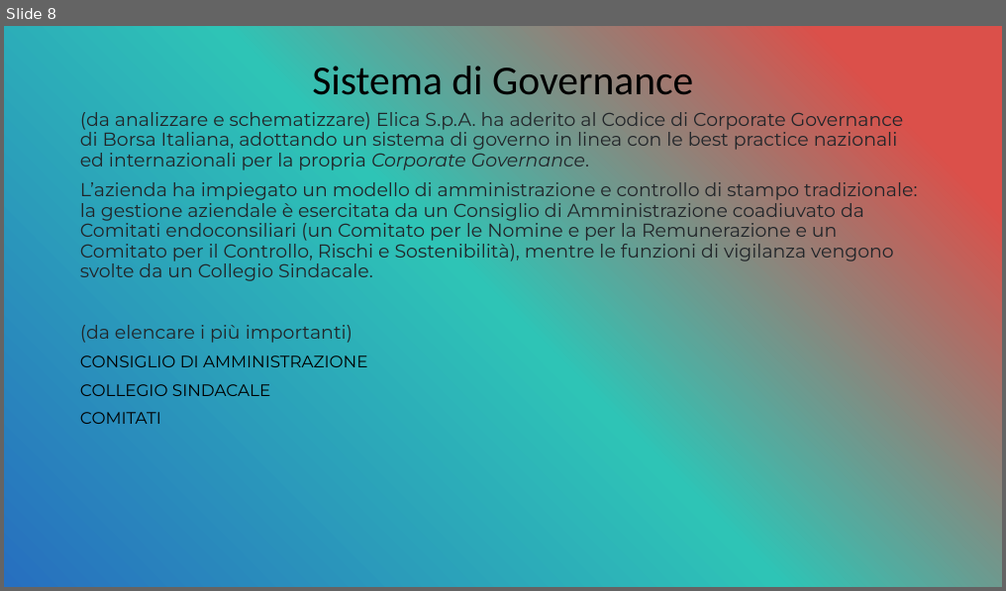
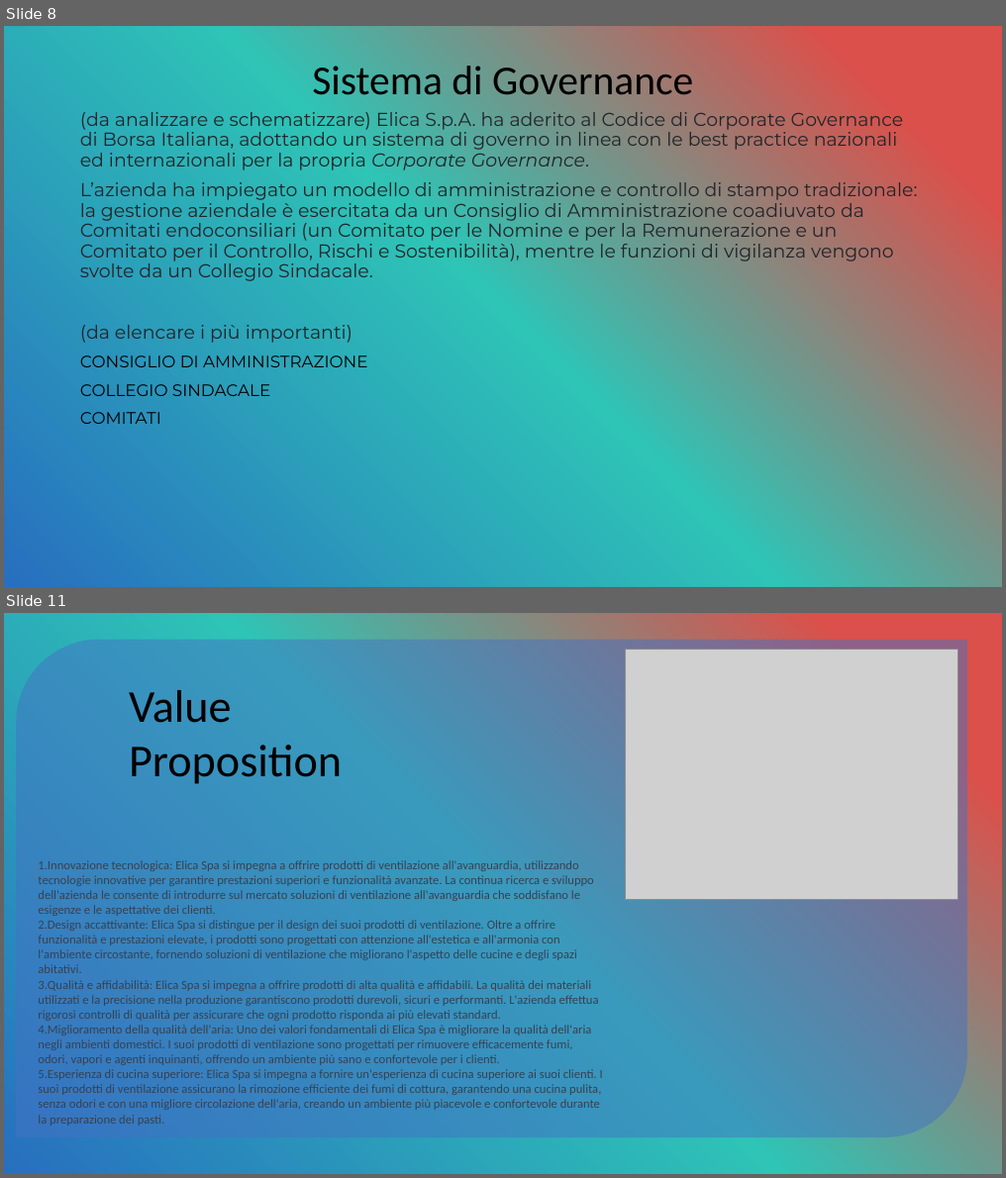
Before and after one commit to OMGitsDrake/PWEOA23-IDueMoschettieri, a slide deck: I Due Moschettieri.pptx. Shown one above the other, each under a label of ours: slide 8 before the commit, slides 8 and 11 after it; the slides between them are not shown. The pictures are 1006x591 and 1006x1178 pixels, drawn with LibreOffice and Linux fonts; fonts in the diff are those of the drawing; grey boxes stand for pictures. Boxes give left, top, right and bottom in pixels: in the first picture for what was removed or moved away, otherwise in the second. Text is boxed around its words. In the diff, an @@ line names an element or a change of style, - is before the commit and + after.

```diff
--- a/I Due Moschettieri.pptx
+++ b/I Due Moschettieri.pptx
@@ slide 11 added at box(4, 613, 1002, 1174), background gradient #DB504A to #2EC4B6 to #276FBF @@
@@ round diag rect added at box(16, 639, 967, 1138), fill #4472C4 at 50% opacity @@
@@ picture added at box(625, 650, 957, 900) @@
@@ text added at box(129, 690, 342, 784), 44 pt, text #000000 @@
+Value Proposition
@@ text added at box(38, 861, 603, 1126), 12 pt, text #374151 @@
+1. Innovazione tecnologica: Elica Spa si impegna a offrire prodotti di ventilazione all'avanguardia, utilizzando tecnologie innovative per garantire prestazioni superiori e funzionalità avanzate. La continua ricerca e sviluppo dell'azienda le consente di introdurre sul mercato soluzioni di ventilazione all'avanguardia che soddisfano le esigenze e le aspettative dei clienti.
+2. Design accattivante: Elica Spa si distingue per il design dei suoi prodotti di ventilazione. Oltre a offrire funzionalità e prestazioni elevate, i prodotti sono progettati con attenzione all'estetica e all'armonia con l'ambiente circostante, fornendo soluzioni di ventilazione che migliorano l'aspetto delle cucine e degli spazi abitativi.
+3. Qualità e affidabilità: Elica Spa si impegna a offrire prodotti di alta qualità e affidabili. La qualità dei materiali utilizzati e la precisione nella produzione garantiscono prodotti durevoli, sicuri e performanti. L'azienda effettua rigorosi controlli di qualità per assicurare che ogni prodotto risponda ai più elevati standard.
+4. Miglioramento della qualità dell'aria: Uno dei valori fondamentali di Elica Spa è migliorare la qualità dell'aria negli ambienti domestici. I suoi prodotti di ventilazione sono progettati per rimuovere efficacemente fumi, odori, vapori e agenti inquinanti, offrendo un ambiente più sano e confortevole per i clienti.
+5. Esperienza di cucina superiore: Elica Spa si impegna a fornire un'esperienza di cucina superiore ai suoi clienti. I suoi prodotti di ventilazione assicurano la rimozione efficiente dei fumi di cottura, garantendo una cucina pulita, senza odori e con una migliore circolazione dell'aria, creando un ambiente più piacevole e confortevole durante la preparazione dei pasti.
```
Also in this commit, not shown: 1 slide changed, 5 other slides added.
